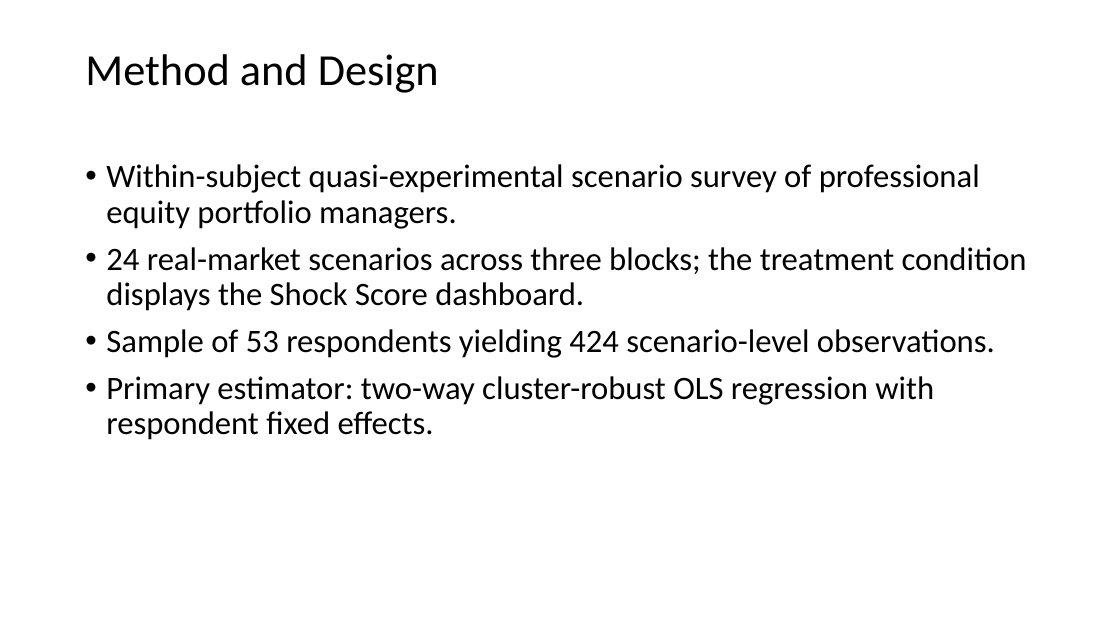
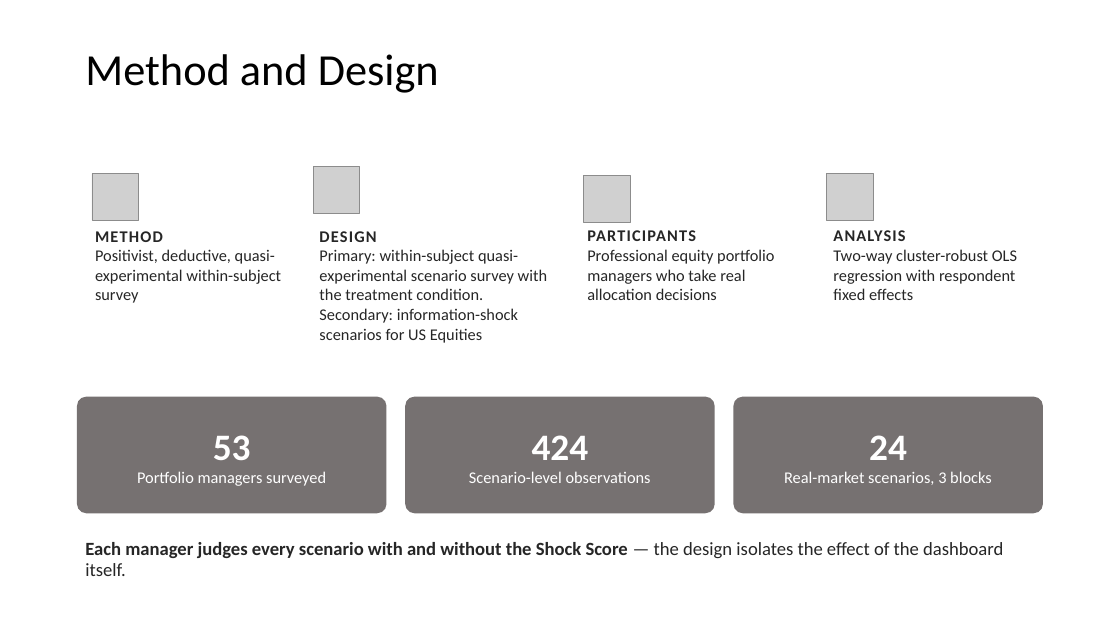
Before and after one commit to Amarows/thesis, a slide deck: slide 5 of documents/aliaksei_malashonak_sbs_thesis_defence.pptx. Drawn at 1120x630 pixels with LibreOffice and Linux fonts; fonts in the diff are those of the drawing; grey boxes stand for pictures; background and template pictures are left out. Boxes give left, top, right and bottom in pixels: in the first picture for what was removed or moved away, otherwise in the second. Text is boxed around its words. In the diff, an @@ line names an element or a change of style, - is before the commit and + after.

```diff
--- a/documents/aliaksei_malashonak_sbs_thesis_defence.pptx
+++ b/documents/aliaksei_malashonak_sbs_thesis_defence.pptx
@@ picture added at bbox=[92, 174, 139, 221] @@
@@ picture added at bbox=[313, 166, 360, 213] @@
@@ picture added at bbox=[583, 176, 630, 223] @@
@@ picture added at bbox=[827, 174, 874, 221] @@
@@ text added at bbox=[95, 231, 281, 303], 14 pt, text #262626 @@
+METHOD
+Positivist, deductive, quasi-experimental within-subject survey
@@ text added at bbox=[319, 231, 547, 343], 14 pt, text #262626 @@
+DESIGN
+Primary: within-subject quasi-experimental scenario survey with the treatment condition.
+Secondary: information-shock scenarios for US Equities
@@ text added at bbox=[587, 230, 774, 300], 14 pt, text #262626 @@
+PARTICIPANTS
+Professional equity portfolio managers who take real allocation decisions
@@ text added at bbox=[833, 230, 1017, 300], 14 pt, text #262626 @@
+ANALYSIS
+Two-way cluster-robust OLS regression with respondent fixed effects
@@ rounded rectangle added at bbox=[77, 397, 387, 513], fill #767171, 14 pt, text #FFFFFF @@
+53
+Portfolio managers surveyed
@@ rounded rectangle added at bbox=[405, 397, 715, 513], fill #767171, 14 pt, text #FFFFFF @@
+424
+Scenario-level observations
@@ rounded rectangle added at bbox=[734, 397, 1044, 513], fill #767171, 14 pt, text #FFFFFF @@
+24
+Real-market scenarios, 3 blocks
@@ text "Each manager judges every scenario ..." at bbox=[85, 542, 1003, 576]: vertical alignment top to middle @@
@@ text at bbox=[85, 542, 1003, 576]: text changed; size 28 to 16 pt; text colour #000000 to #262626; bold on @@
-• Within-subject quasi-experimental scenario survey of professional equity portfolio managers.
-• 24 real-market scenarios across three blocks; the treatment condition displays the Shock Score dashboard.
-• Sample of 53 respondents yielding 424 scenario-level observations.
-• Primary estimator: two-way cluster-robust OLS regression with respondent fixed effects.
+Each manager judges every scenario with and without the Shock Score — the design isolates the effect of the dashboard itself.
```
Also in this commit, not shown: 18 other slides changed, 5 slides added, 1 slide removed.
